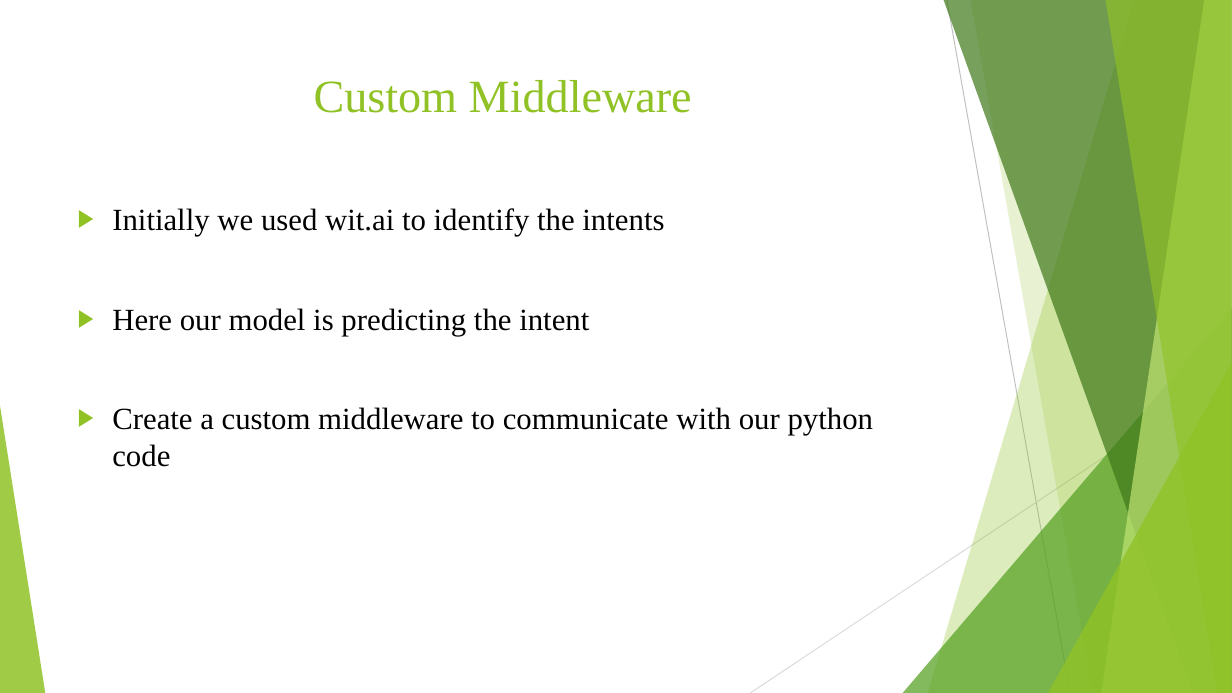
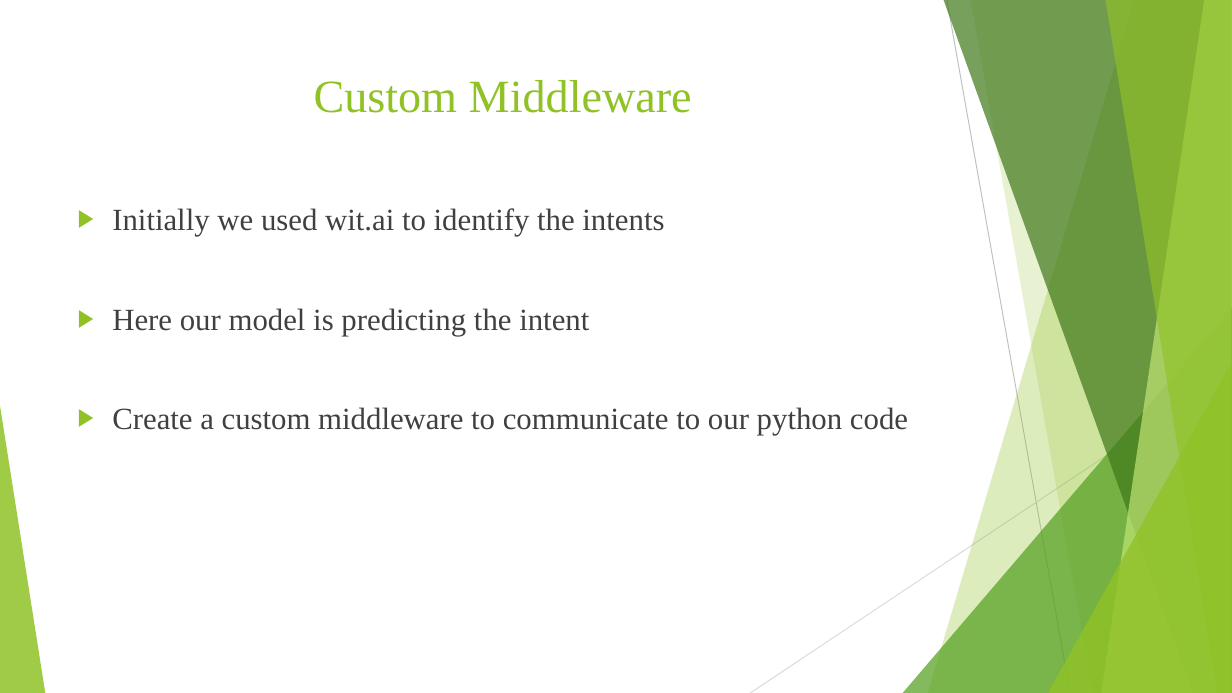
Before and after one commit to aishwaryasoni1991/Question_Type_Classification, a slide deck: slide 26 of Project Deck.pptx (slide 32 before the commit). Drawn at 1232x693 pixels with LibreOffice and Linux fonts; fonts in the diff are those of the drawing. Boxes give left, top, right and bottom in pixels: in the first picture for what was removed or moved away, otherwise in the second. Text is boxed around its words. In the diff, an @@ line names an element or a change of style, - is before the commit and + after.

```diff
--- a/Project Deck.pptx
+++ b/Project Deck.pptx
@@ text at [112, 208, 664, 336]: text colour #000000 to #404040 in "Initially we used wit.ai to identify the ...", "Here our model is predicting the intent" @@
@@ text at [112, 407, 908, 435]: text changed; text colour #000000 to #404040 @@
-▶ Create a custom middleware to communicate with our python code
+▶ Create a custom middleware to communicate to our python code
```
Also in this commit, not shown: 30 other slides changed, 9 slides added, 12 slides removed, 9 other files.
